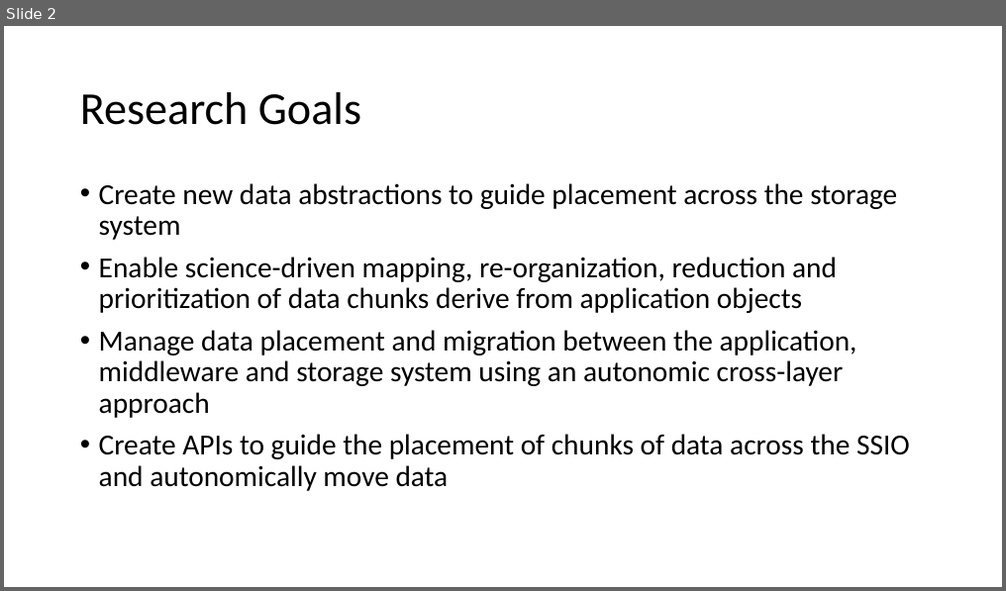
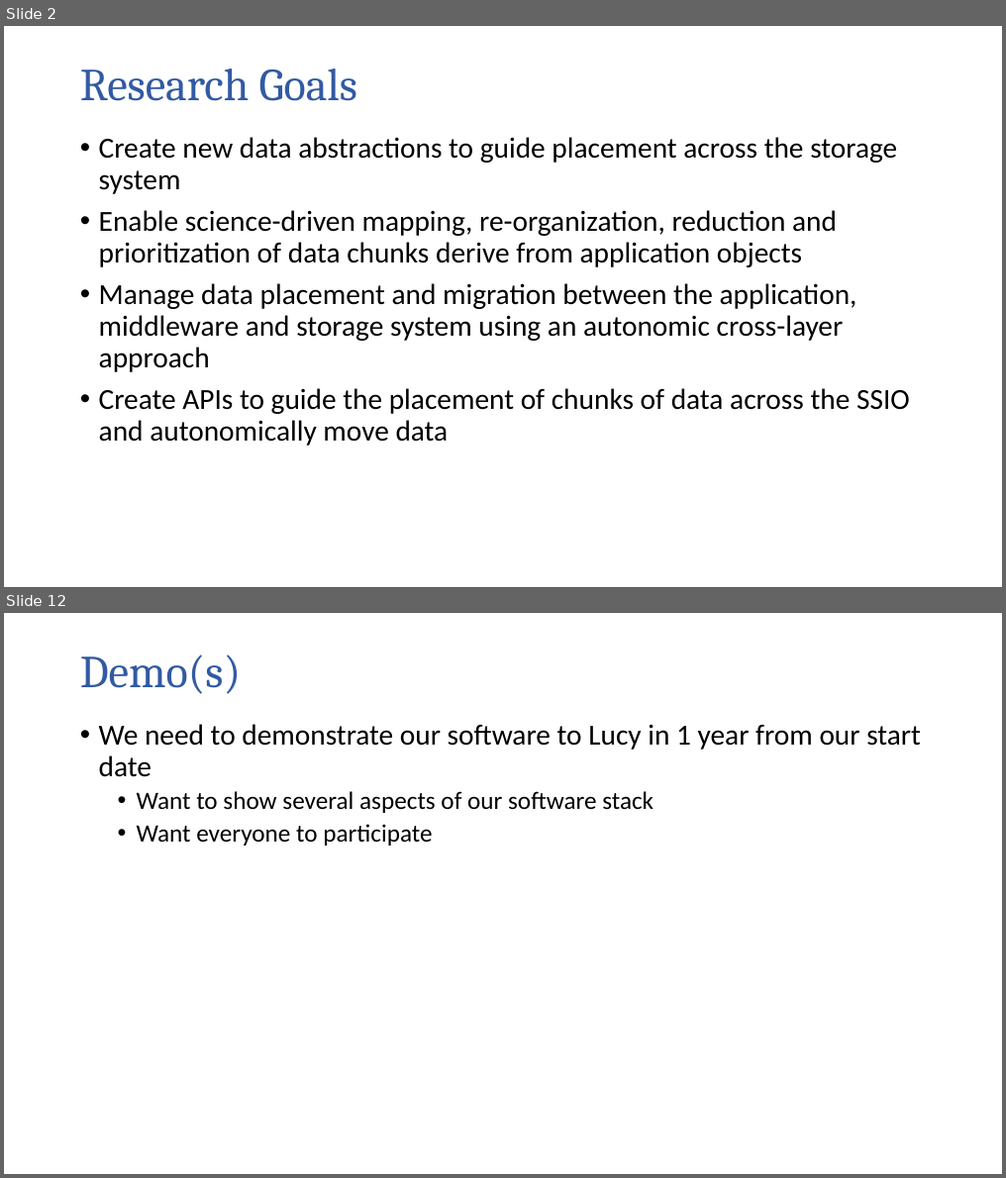
Before and after one commit to TPLink32/sirius, a slide deck: All-Hand-Meetings/AHM-10-14-2015/Presentations/SIRIUS_AHM-klasky.pptx. Shown one above the other, each under a label of ours: slide 2 before the commit, slides 2 and 12 after it; the slides between them are not shown. The pictures are 1006x591 and 1006x1178 pixels, drawn with LibreOffice and Linux fonts; fonts in the diff are those of the drawing; background and template pictures are left out. Boxes give left, top, right and bottom in pixels: in the first picture for what was removed or moved away, otherwise in the second. Text is boxed around its words. In the diff, an @@ line names an element or a change of style, - is before the commit and + after.

```diff
--- a/All-Hand-Meetings/AHM-10-14-2015/Presentations/SIRIUS_AHM-klasky.pptx
+++ b/All-Hand-Meetings/AHM-10-14-2015/Presentations/SIRIUS_AHM-klasky.pptx
@@ slide 12 added at [4,613,1002,1174], background #FFFFFF @@
@@ title added at [80,655,241,694], 44 pt, text #325AA3 @@
+Demo(s)
@@ text added at [99,724,921,846], 24 pt, text #000000 @@
+• We need to demonstrate our software to Lucy in 1 year from our start date
+  • Want to show several aspects of our software stack
+  • Want everyone to participate
@@ slide 2 changed as well @@
@@ title "Research Goals" at [80,69,357,101]: font Calibri to Cambria, text colour #000000 to #325AA3 @@
@@ text "Create new data abstractions to ...": place and size @@
-text "Create new data abstractions to ..." at [99,183,910,491]
+text "Create new data abstractions to ..." at [99,137,910,446]
```
Also in this commit, not shown: 1 other slide changed, 9 other slides added.
